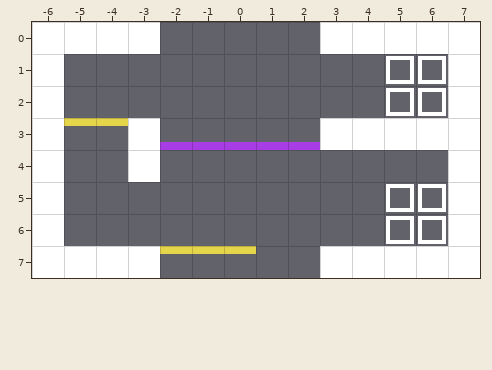
Level history. Tiled map: assets/data/lv3.tmx. The first picture shows the starting point.
Cells are 16x16 px. Shown: x -6..7, y 0..7. The old version is drawn lined up with the new one.
Once edited:
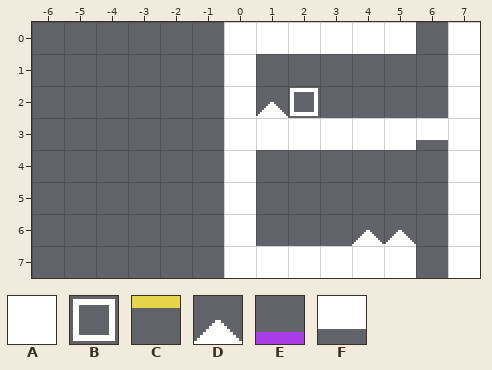
Key: from "tileset": A 0, B 2, C 8, D 10, E 13, F 16.
_ is an empty cell.
Edits made:
map size 14x8 -> 8x8 cells (old content now starts at -6,0; both pictures use the new coordinates)
Layer "solid":
y 0: x -6..-3 AAAA -> ____; x 0..2 ___ -> AAA; x 6 A -> _
y 1: x -6 A -> _; x 0 _ -> A; x 5..6 BB -> __
y 2: x -6 A -> _; x 0..2 ___ -> ADB; x 5..6 BB -> __
y 3: x -6..2 ACCAEEEEE -> ______AAA; x 6 A -> F
y 4: x -6 A -> _; x -3 A -> _; x 0 _ -> A
y 5: x -6 A -> _; x 0 _ -> A; x 5..6 BB -> __
y 6: x -6 A -> _; x 0 _ -> A; x 4..6 _BB -> DD_
y 7: x -6..2 AAAACCC__ -> ______AAA; x 6 A -> _
